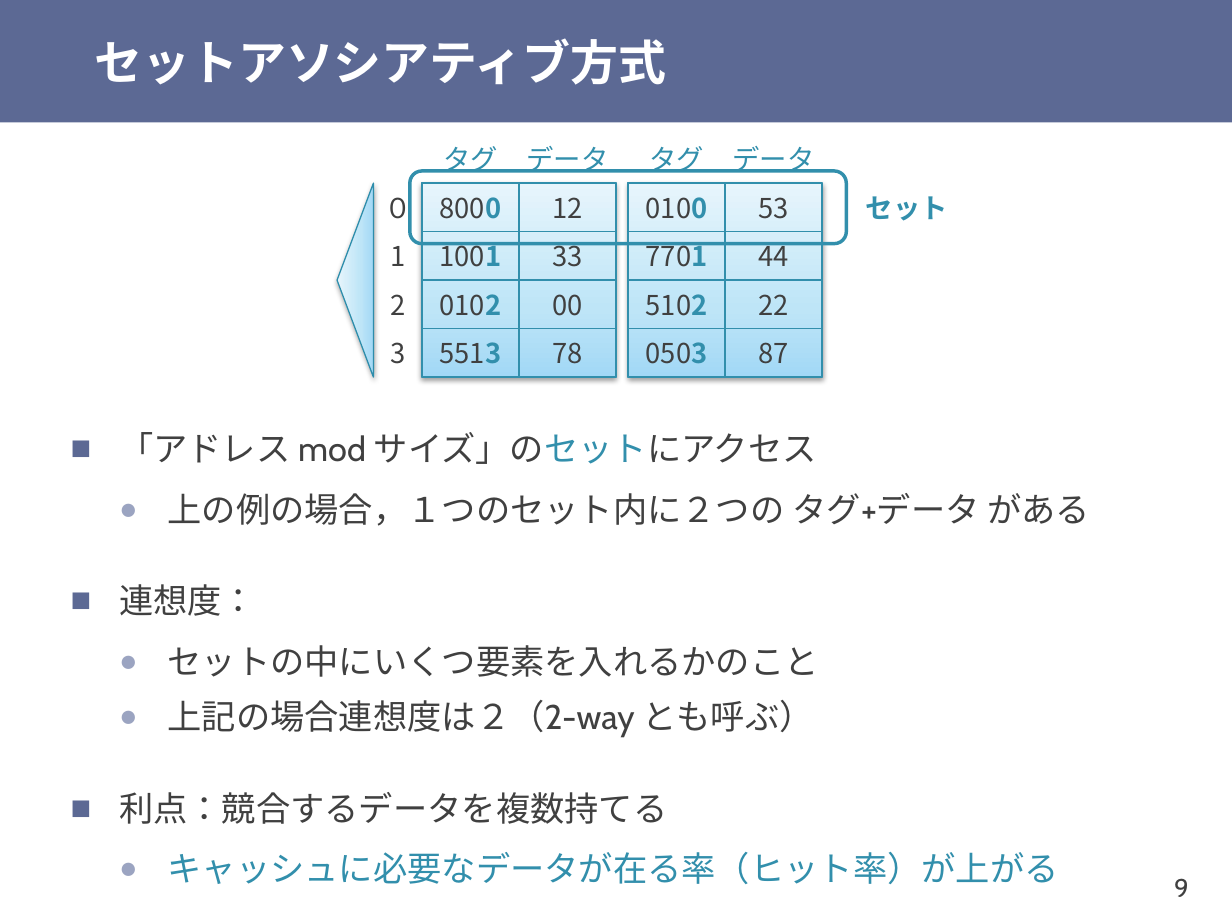
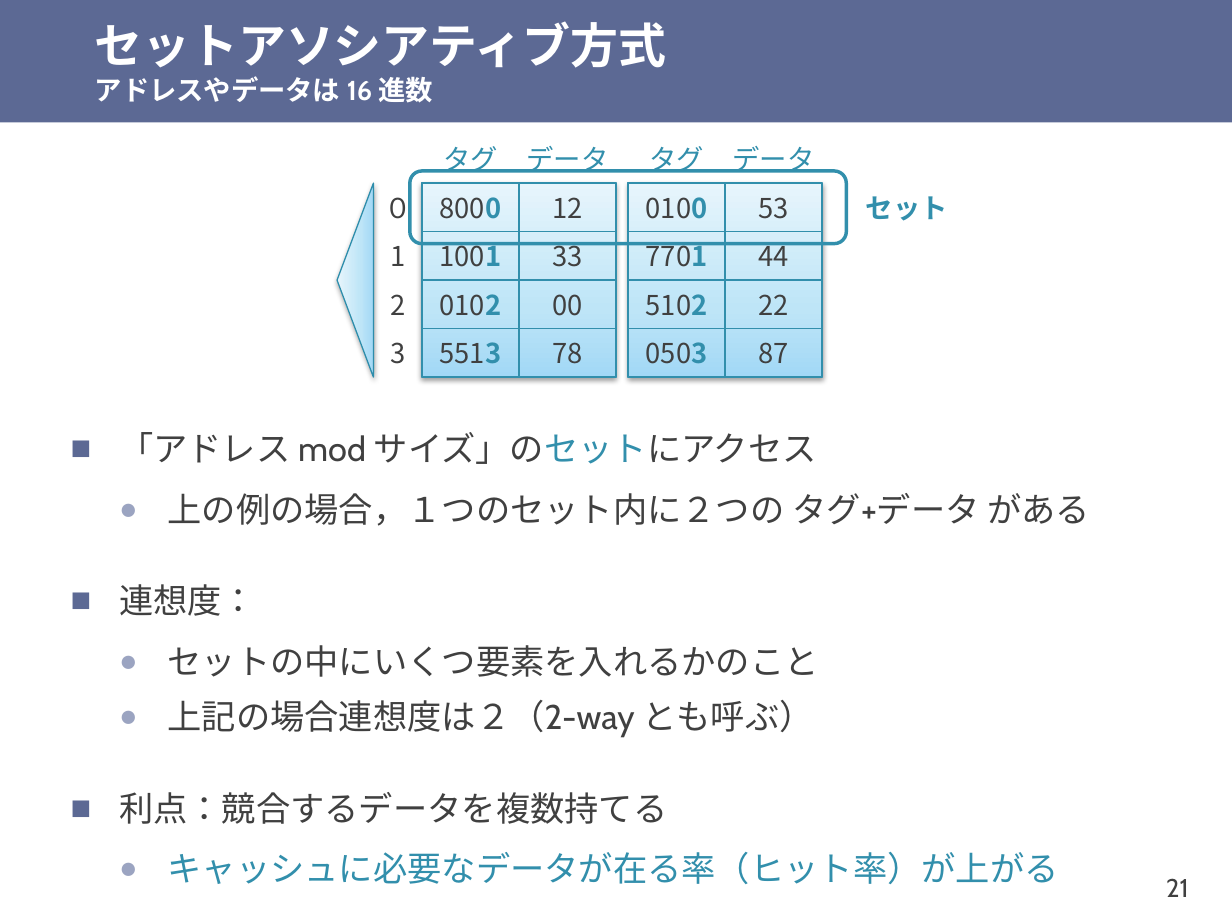
Before and after one commit to shioyadan/otya-computer-architecture-i, a slide deck: slide 21 of cai-shioya-10.pptx (slide 9 before the commit). Drawn at 1232x924 pixels with LibreOffice and Linux fonts; fonts in the diff are those of the drawing. Boxes give left, top, right and bottom in pixels: in the first picture for what was removed or moved away, otherwise in the second. Text is boxed around its words. In the diff, an @@ line names an element or a change of style, - is before the commit and + after.

```diff
--- a/cai-shioya-10.pptx
+++ b/cai-shioya-10.pptx
@@ title at (x1=95, y1=21, x2=666, y2=103): text changed; size 28 to 16 pt @@
-セットアソシアティブ方式
+セットアソシアティブ方式
+アドレスやデータは 16 進数
@@ page number at (x1=1166, y1=878, x2=1189, y2=897): text changed @@
-9
+21
```
Also in this commit, not shown: 16 other slides changed, 52 slides added, 3 other files.
